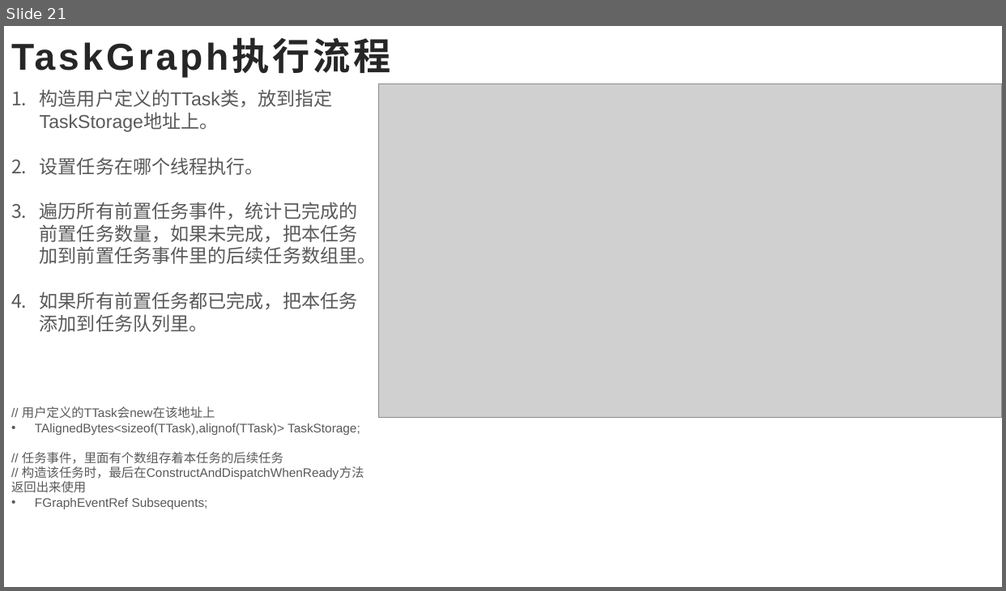
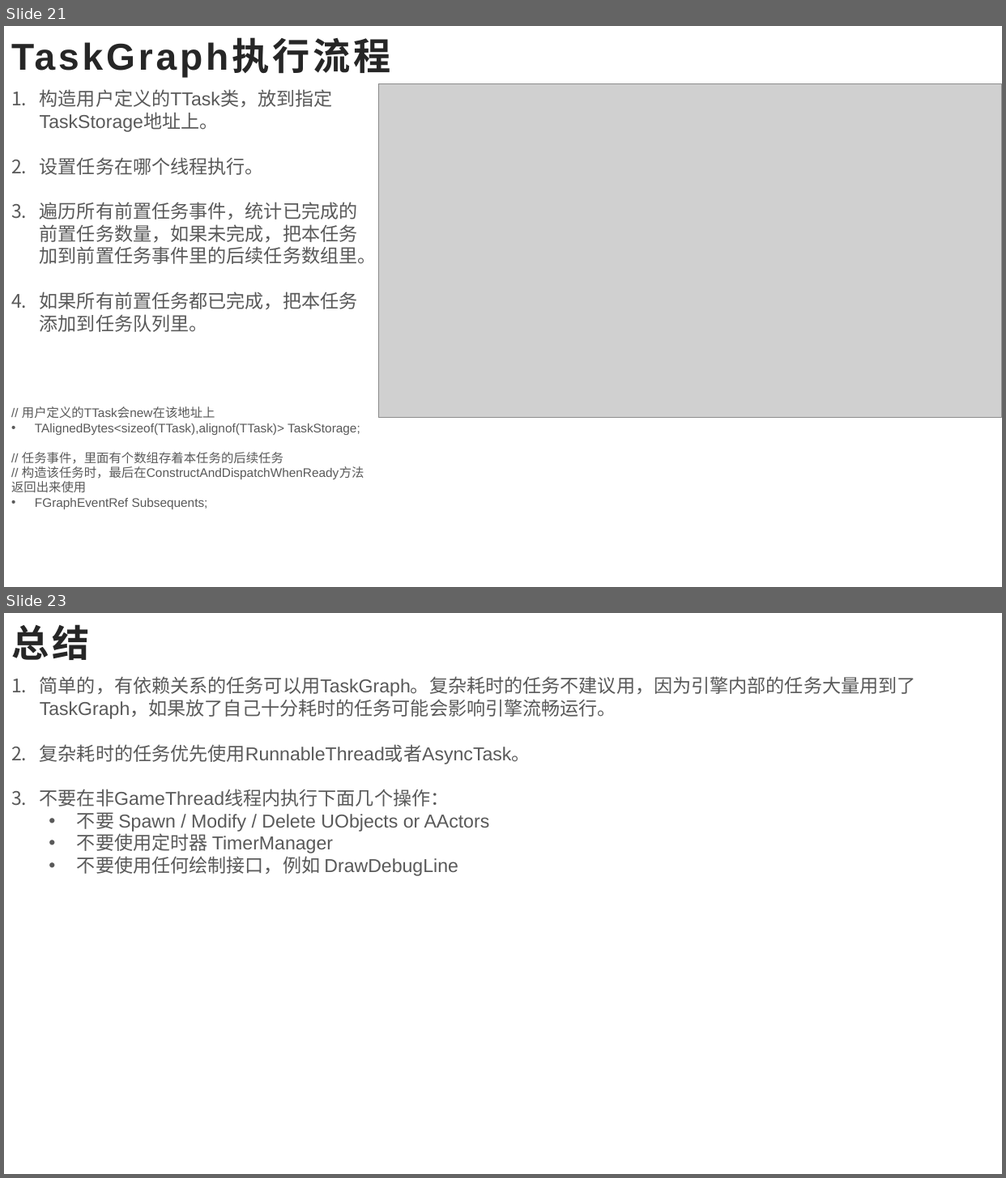
Before and after one commit to ZLam/LearnUE4, a slide deck: MultiThread/PPT/UE4_多线程.pptx. Shown one above the other, each under a label of ours: slide 21 before the commit, slides 21 and 23 after it; the slides between them are not shown. The pictures are 1006x591 and 1006x1178 pixels, drawn with LibreOffice and Linux fonts; fonts in the diff are those of the drawing; grey boxes stand for pictures. Boxes give left, top, right and bottom in pixels: in the first picture for what was removed or moved away, otherwise in the second. Text is boxed around its words. In the diff, an @@ line names an element or a change of style, - is before the commit and + after.

```diff
--- a/MultiThread/PPT/UE4_多线程.pptx
+++ b/MultiThread/PPT/UE4_多线程.pptx
@@ slide 23 added at box(4, 613, 1002, 1174), background #FFFFFF @@
@@ title added at box(11, 624, 89, 660), 36 pt, text #262626, bold @@
+总结
@@ text added at box(40, 676, 916, 876), 18 pt, text #595959 @@
+1. 简单的，有依赖关系的任务可以用TaskGraph。复杂耗时的任务不建议用，因为引擎内部的任务大量用到了TaskGraph，如果放了自己十分耗时的任务可能会影响引擎流畅运行。
+2. 复杂耗时的任务优先使用RunnableThread或者AsyncTask。
+3. 不要在非GameThread线程内执行下面几个操作：
+  • 不要 Spawn / Modify / Delete UObjects or AActors
+  • 不要使用定时器 TimerManager
+  • 不要使用任何绘制接口，例如 DrawDebugLine
```
Also in this commit, not shown: 2 other slides added.
